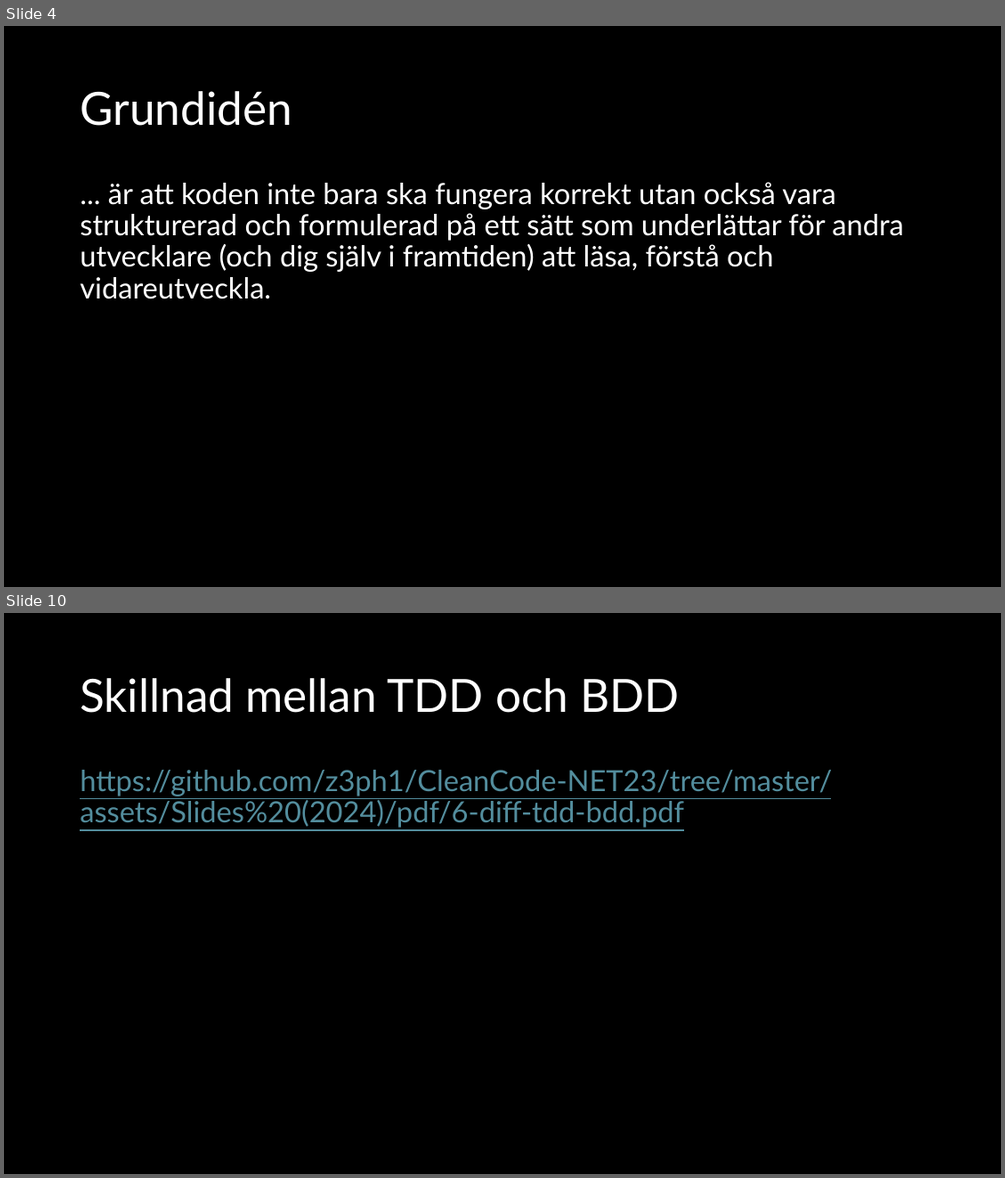
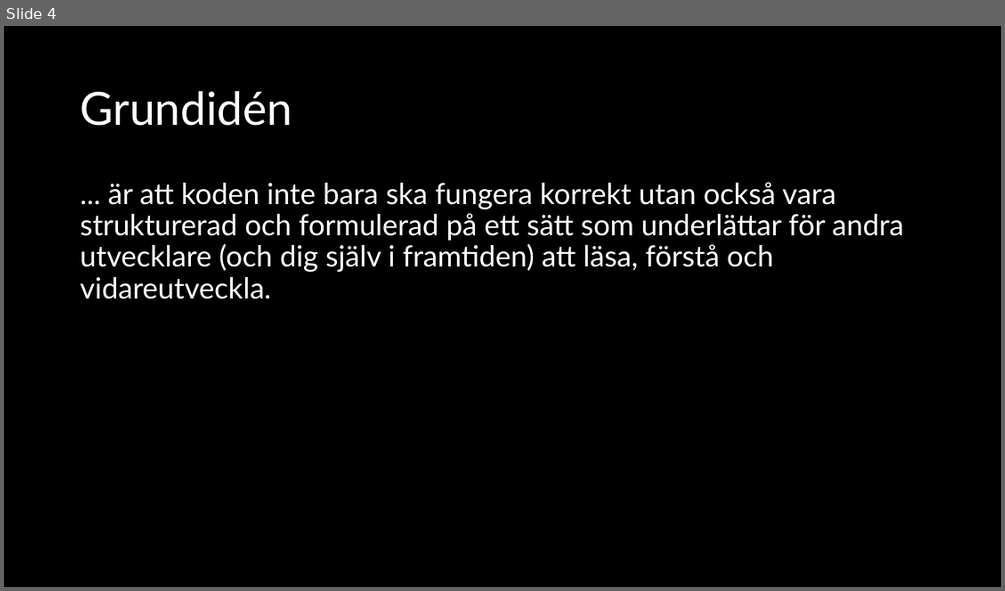
Before and after one commit to z3ph1/CleanCode-NET23, a slide deck: assets/Slides (2024)/pptx/1-clean-code.pptx. Shown one above the other, each under a label of ours: slides 4 and 10 before the commit, slide 4 after it; the slides between them are not shown. The pictures are 1005x1178 and 1005x591 pixels, drawn with LibreOffice and Linux fonts; fonts in the diff are those of the drawing. Boxes give left, top, right and bottom in pixels: in the first picture for what was removed or moved away, otherwise in the second. Text is boxed around its words. In the diff, an @@ line names an element or a change of style, - is before the commit and + after.

```diff
--- a/assets/Slides (2024)/pptx/1-clean-code.pptx
+++ b/assets/Slides (2024)/pptx/1-clean-code.pptx
@@ slide 10 removed at (x1=4, y1=613, x2=1001, y2=1174), background #000000 @@
@@ title removed at (x1=80, y1=678, x2=680, y2=713) @@
-Skillnad mellan TDD och BDD
@@ text removed at (x1=80, y1=770, x2=832, y2=827) @@
-https://github.com/z3ph1/CleanCode-NET23/tree/master/assets/Slides%20(2024)/pdf/6-diff-tdd-bdd.pdf
```
Also in this commit, not shown: 7 slides changed, 1 other slide removed, 3 other files.
